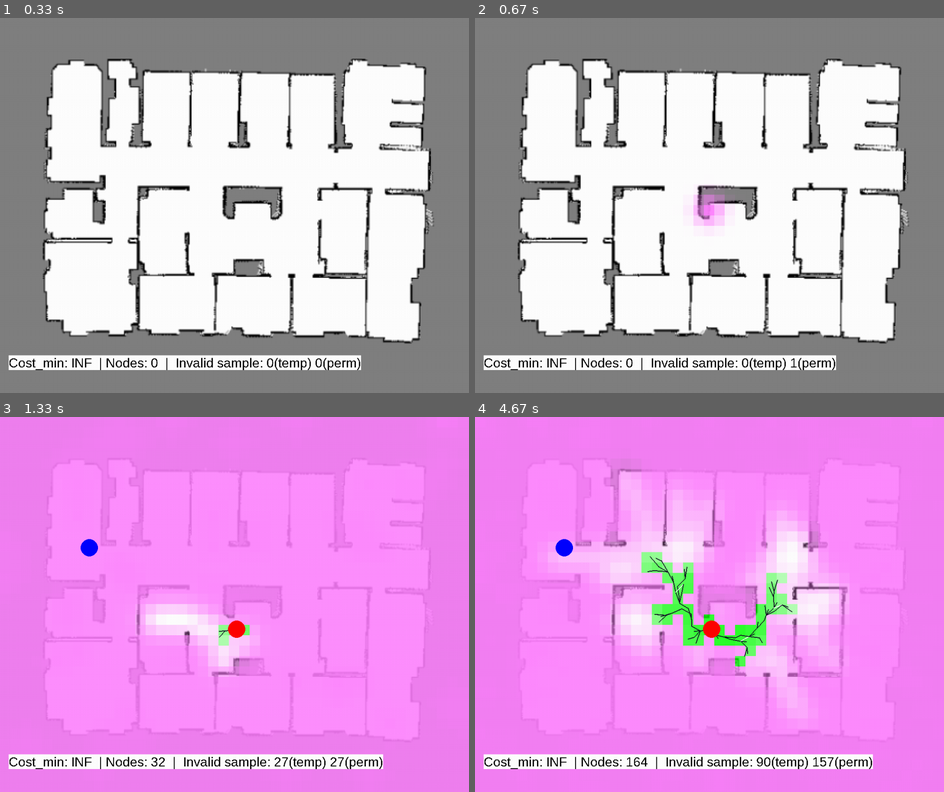
Above: before the commit, frames 1-4 (two rows, left to right).
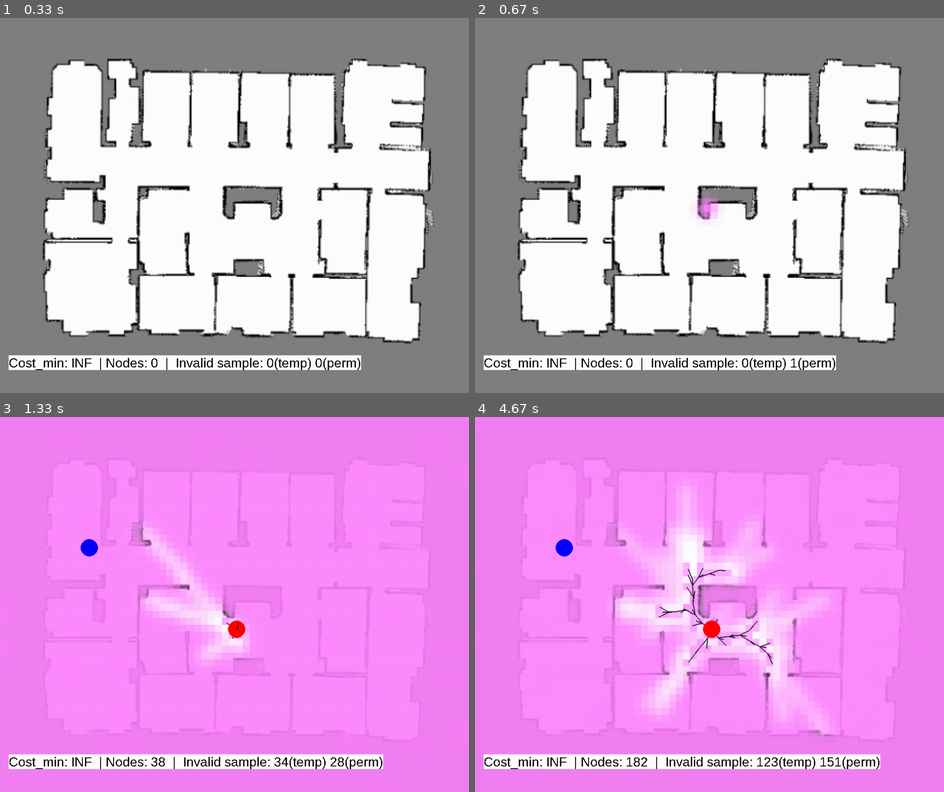
Above: after the commit, the same moments.

Repository: soraxas/sbp-env
Game: pygame game, started from rrtstar.py
Same seed, same stepped clock (60 frames per second), same inputs: the game is played once before the commit and once after it.
Inputs (mouse positions are in pixels of both pictures, inside the frame that each line leads up to):
- Up to frame 1 (0.33 s): no input
- Up to frame 2 (0.67 s): click (709, 205) at 0.38 s
- Up to frame 3 (1.33 s): click (234, 630) at 0.72 s; click (89, 548) at 1.05 s
- Up to frame 4 (4.67 s): no input

Frame 1 is identical in both runs. In frame 2, 0.4% of the frame differs, in the area x 46-54%, y 45-56%; in frame 3, 3.1%; in frame 4, 16%, in the area x 15-87%, y 13-94%.

Commit message:
encouraging exploration by recieptor of num of nodes inside a block

Diff:
--- a/rrtstar.py
+++ b/rrtstar.py
@@ -63,7 +63,7 @@
 
 class RRT:
 
-    def __init__(self, image, epsilon, max_number_nodes, radius):
+    def __init__(self, image, epsilon, max_number_nodes, radius, prob_block_size):
         # initialize and prepare screen
         pygame.init()
         self.img = pygame.image.load(image)
@@ -82,13 +82,15 @@
 
         self.num_invalid_pt = 0
 
-        self.PROB_BLOCK_SIZE = 12
+        self.PROB_BLOCK_SIZE = prob_block_size
 
         shape = (int(self.XDIM/self.PROB_BLOCK_SIZE) + 1, int(self.YDIM/self.PROB_BLOCK_SIZE) + 1 )
         self.prob_vector = np.ones(shape)
         self.prob_vector *= 20
         self.prob_vector_normalized = None
         self.prob_vector_locks = np.zeros(shape)
+
+        self.tree_vector = np.ones(shape)
 
 
         pygame.display.set_caption('RRTstar')
@@ -298,6 +300,7 @@
                 pass
                 self.prob_vector_normalized = np.copy(self.prob_vector)
                 self.prob_vector_normalized = sp.ndimage.filters.gaussian_filter(self.prob_vector_normalized, sigma, mode='reflect')
+                self.prob_vector_normalized *= 1/self.tree_vector
                 self.prob_vector_normalized /= self.prob_vector_normalized.sum()
             self.num_invalid_pt += 1
             # import time
@@ -406,9 +409,10 @@
             else:
                 x = int(interpolatedPoint[0] / self.PROB_BLOCK_SIZE)
                 y = int(interpolatedPoint[1] / self.PROB_BLOCK_SIZE)
-                self.prob_vector[x][y] = 30
-                self.prob_vector_locks[x][y] = 1
-
+                # self.prob_vector[x][y] = 30
+                # self.prob_vector_locks[x][y] = 1
+
+                self.tree_vector[x][y] += 1
                 if preRandomPt is not None:
                     # add all in between point of nearest node of the random pt as valid
                     x1 = int(preRandomPt.pos[0] / self.PROB_BLOCK_SIZE)
@@ -451,6 +455,14 @@
                 if e.type == QUIT or (e.type == KEYUP and e.key == K_ESCAPE):
                     sys.exit("Leaving.")
 
+    def get_vector_alpha_parameters(self, vector):
+        max_prob = self.prob_vector_normalized.max()
+        min_prob = self.prob_vector_normalized.min()
+        denominator = max_prob-min_prob
+        if denominator == 0:
+            denominator = 1 # prevent division by zero
+        return max_prob, min_prob, denominator
+
 
     def update_screen(self, counter=-10):
         # limites the screen update
@@ -461,15 +473,15 @@
             # prob likelihoods
             # self.prob_vector_normalized = prob_vector
             if self.prob_vector_normalized is not None:
-                max_prob = self.prob_vector_normalized.max()
-                min_prob = self.prob_vector_normalized.min()
                 for i in range(self.prob_vector_normalized.shape[0]):
                     for j in range(self.prob_vector_normalized.shape[1]):
-                        a = max_prob-min_prob
-                        if a == 0:
-                            a = 1 # prevent division by zero
-                        alpha = 240 * (1 -(self.prob_vector_normalized[i][j]-min_prob)/a)
-                        if distinguishLockedBlock and self.prob_vector_locks[i][j]:
+                        max_max_prob, min_prob, denominator = self.get_vector_alpha_parameters(self.prob_vector_normalized)
+                        alpha = 240 * (1 -(self.prob_vector_normalized[i][j]-min_prob)/denominator)
+
+                        distinguishLockedBlock = False
+                        if distinguishLockedBlock and self.tree_vector[i][j] > 1:
+                            max_max_prob, min_prob, denominator = self.get_vector_alpha_parameters(self.tree_vector)
+                            alpha = 240 * (1 - (self.prob_vector_normalized[i][j]-min_prob)/denominator)
                             self.prob_layer.fill((0,255,0,alpha))
                         else:
                             self.prob_layer.fill((255,128,255,alpha))
@@ -503,7 +515,7 @@
     epsilon = 7.0
     max_number_nodes = 2000
     radius = 15
-    rrt = RRT(image='map.png', epsilon=epsilon, max_number_nodes=max_number_nodes, radius=radius)
+    rrt = RRT(image='map.png', epsilon=epsilon, max_number_nodes=max_number_nodes, radius=radius, prob_block_size=8)
     rrt.run()
     running = True
     while running:
